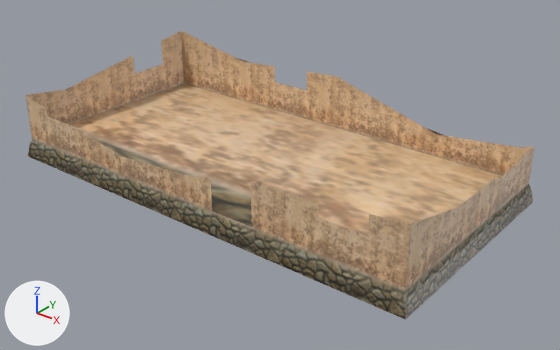
Before and after pictures for a commit that changed the COLLADA model features/s44_b_house_3_2_destroyed_2.dae.
One viewpoint serves both versions: a camera (50 mm lens) standing at (95.7, -114.6, 70.5) and looking at (4.6, -0.7, -0.1). Arrows for +X, +Y and +Z are at lower left; the lights stay in place.

The scene before the commit, as lines of its bpy script (objects in view):
```python
mat_s44_b_house_1_2_s3o_mat = principled_material('s44_b_house_1_2_s3o_mat')
mat_s44_b_house_1_2_s3o_mat.texture = img_s44_b_house_2_1_png
mat_s44_b_house_1_2_s3o_mat.roughness = 0.44
me_untitled_008 = bpy.data.meshes.new('Untitled.008')
me_untitled_008.from_pydata(...)  # 104 vertices, 129 faces; spans x -49.0..49.1, y -25.1..25.1, z -2.5..16.3
me_untitled_008.materials.append(mat_s44_b_house_1_2_s3o_mat)  # picture img_s44_b_house_2_1_png
ob_untitled = bpy.data.objects.new('Untitled', me_untitled_008)
ob_untitled.location = (0.0, 0.0, 0.0)
```
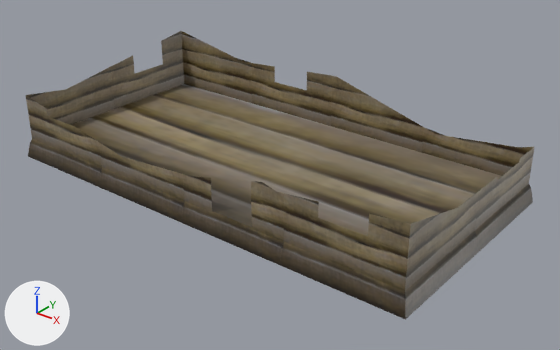
Boxes (x1, y1, x2, y2) around the edits, measured in the pictures (560 x 350 px):
'Untitled', surface changed (beige to brown)
    both: (26, 31, 534, 320)

Diff of the bpy script that builds the scene:
```diff
--- a/features/s44_b_house_3_2_destroyed_2.dae.py
+++ b/features/s44_b_house_3_2_destroyed_2.dae.py
@@ img_s44_b_house_3_1_png @@
+img_s44_b_house_3_1_png = load_image('s44_b_house_3_1.png', 's44_b_house_3_1.png', 256, 128, 'sRGB')
@@ mat_s44_b_house_1_2_s3o_mat @@
 mat_s44_b_house_1_2_s3o_mat = principled_material('s44_b_house_1_2_s3o_mat')
-mat_s44_b_house_1_2_s3o_mat.texture = img_s44_b_house_2_1_png
+mat_s44_b_house_1_2_s3o_mat.texture = img_s44_b_house_3_1_png
 mat_s44_b_house_1_2_s3o_mat.roughness = 0.44
```
